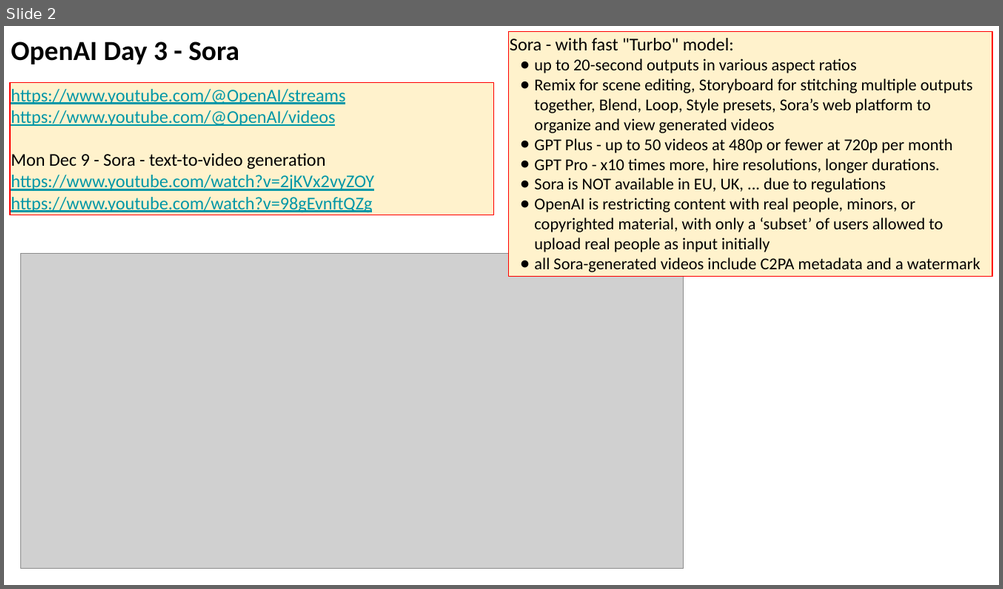
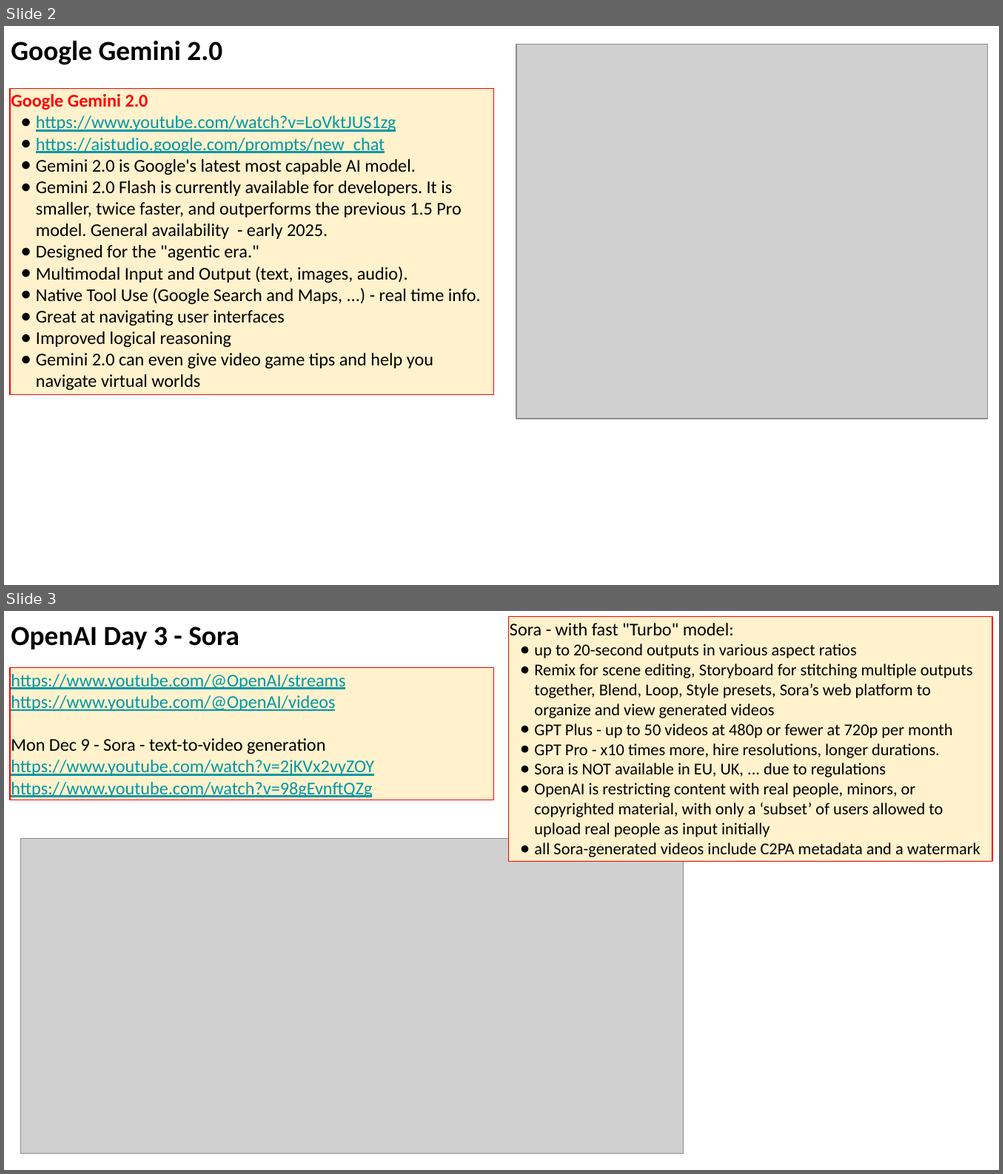
Before and after one commit to lselector/seminar, a slide deck: 2024/2024-12-13-AI-Updates.pptx. Shown one above the other, each under a label of ours: slide 2 before the commit, slides 2 and 3 after it. The pictures are 1003x589 and 1003x1174 pixels, drawn with LibreOffice and Linux fonts; fonts in the diff are those of the drawing; grey boxes stand for pictures. Boxes give left, top, right and bottom in pixels: in the first picture for what was removed or moved away, otherwise in the second. Text is boxed around its words. In the diff, an @@ line names an element or a change of style, - is before the commit and + after.

```diff
--- a/2024/2024-12-13-AI-Updates.pptx
+++ b/2024/2024-12-13-AI-Updates.pptx
@@ slide 2 added at [4,26,999,585], background #FFFFFF @@
@@ text added at [11,40,222,65], 20 pt, text #000000, bold @@
+Google Gemini 2.0
@@ picture added at [516,44,987,419] @@
@@ rectangle added at [10,89,493,395], fill #FFF2CC, outline #FF0000 0.75 pt, 13 pt, text #000000 @@
+Google Gemini 2.0
+● https://www.youtube.com/watch?v=LoVktJUS1zg
+● https://aistudio.google.com/prompts/new_chat
+● Gemini 2.0 is Google's latest most capable AI model.
+● Gemini 2.0 Flash is currently available for developers. It is smaller, twice faster, and outperforms the previous 1.5 Pro model. General availability - early 2025.
+● Designed for the "agentic era."
+● Multimodal Input and Output (text, images, audio).
+● Native Tool Use (Google Search and Maps, ...) - real time info.
+● Great at navigating user interfaces
+● Improved logical reasoning
+● Gemini 2.0 can even give video game tips and help you navigate virtual worlds
@@ what was slide 2 is now slide 3 @@
```
Also in this commit, not shown: 13 slides changed, 3 other slides added, 4 slides removed.
